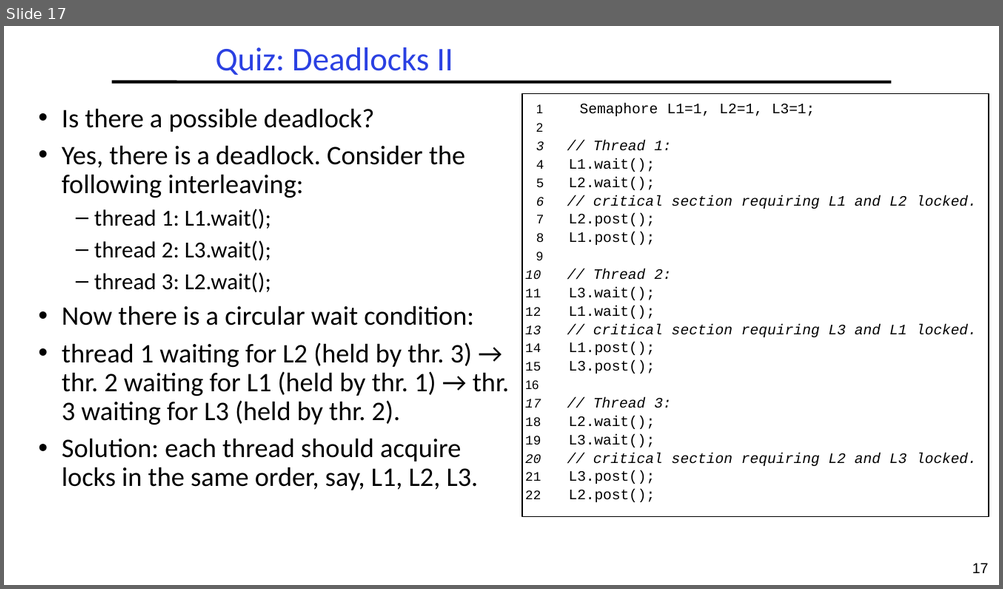
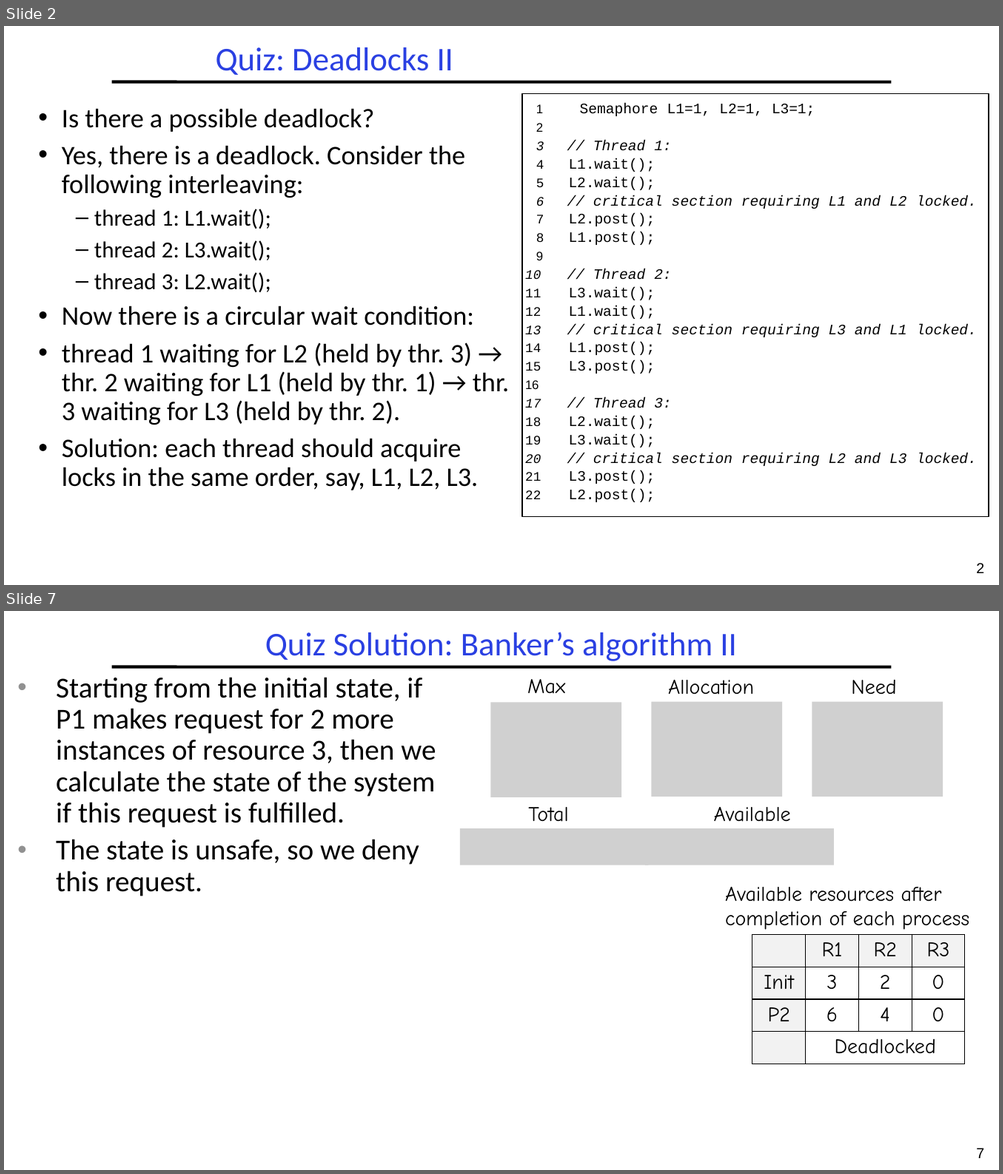
Before and after one commit to guhofstra/CSC256Fa25, a slide deck: PPTs/L4-Exercises ANS.pptx. Shown one above the other, each under a label of ours: slide 17 before the commit, slides 2 and 7 after it; the slides between them are not shown. The pictures are 1003x589 and 1003x1174 pixels, drawn with LibreOffice and Linux fonts; fonts in the diff are those of the drawing; grey boxes stand for pictures. Boxes give left, top, right and bottom in pixels: in the first picture for what was removed or moved away, otherwise in the second. Text is boxed around its words. In the diff, an @@ line names an element or a change of style, - is before the commit and + after.

```diff
--- a/PPTs/L4-Exercises ANS.pptx
+++ b/PPTs/L4-Exercises ANS.pptx
@@ slide 7 added at (x1=4, y1=611, x2=999, y2=1170), background #FFFFFF; not listed: 2 template elements that a slide beside it also shows @@
@@ title added at (x1=265, y1=632, x2=736, y2=661), 32 pt, text #2A40E2 @@
+Quiz Solution: Banker’s algorithm II
@@ text added at (x1=56, y1=677, x2=435, y2=897), 28 pt, text #000000 @@
+• Starting from the initial state, if P1 makes request for 2 more instances of resource 3, then we calculate the state of the system if this request is fulfilled.
+• The state is unsafe, so we deny this request.
@@ text added at (x1=527, y1=679, x2=565, y2=694), 20 pt, text #000000 @@
+Max
@@ text added at (x1=668, y1=680, x2=754, y2=695), 20 pt, text #000000 @@
+Allocation
@@ text added at (x1=851, y1=680, x2=896, y2=694), 20 pt, text #000000 @@
+Need
@@ picture added at (x1=490, y1=703, x2=621, y2=797) @@
@@ picture added at (x1=652, y1=702, x2=782, y2=797) @@
@@ picture added at (x1=812, y1=702, x2=942, y2=797) @@
@@ text added at (x1=528, y1=807, x2=568, y2=822), 20 pt, text #000000 @@
+Total
@@ text added at (x1=714, y1=807, x2=791, y2=822), 20 pt, text #000000 @@
+Available
@@ picture added at (x1=460, y1=829, x2=649, y2=866) @@
@@ picture added at (x1=645, y1=829, x2=834, y2=866) @@
@@ text added at (x1=725, y1=887, x2=969, y2=930), 20 pt, text #000000 @@
+Available resources after completion of each process
@@ table added at (x1=752, y1=935, x2=965, y2=1064), 4 rows, 4 columns @@
+ | R1 | R2 | R3
+Init | 3 | 2 | 0
+P2 | 6 | 4 | 0
+ | Deadlocked |  | 
@@ what was slide 17 is now slide 2 @@
@@ page number at (x1=976, y1=563, x2=984, y2=574): text changed @@
-17
+2
```
Also in this commit, not shown: 3 slides changed, 3 other slides added, 4 other files.
